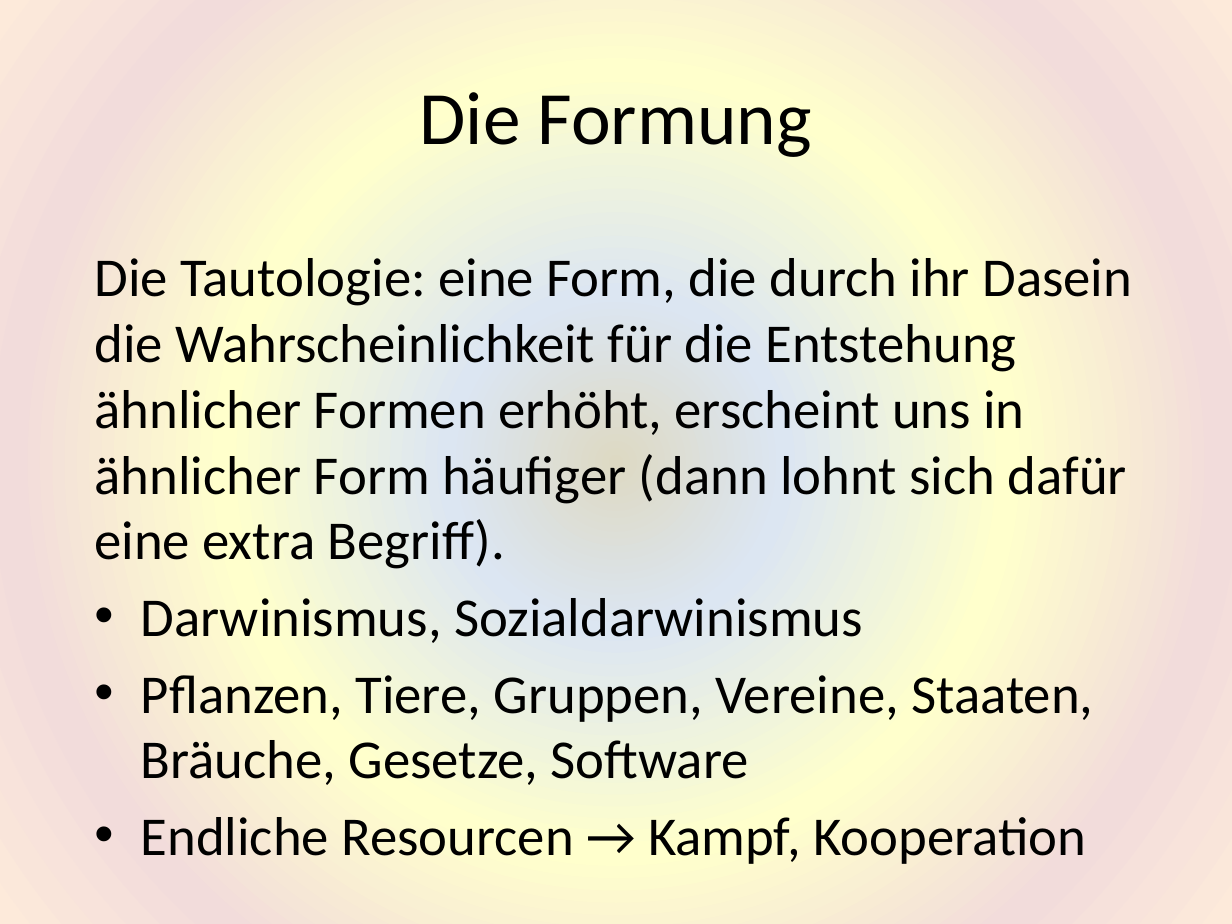
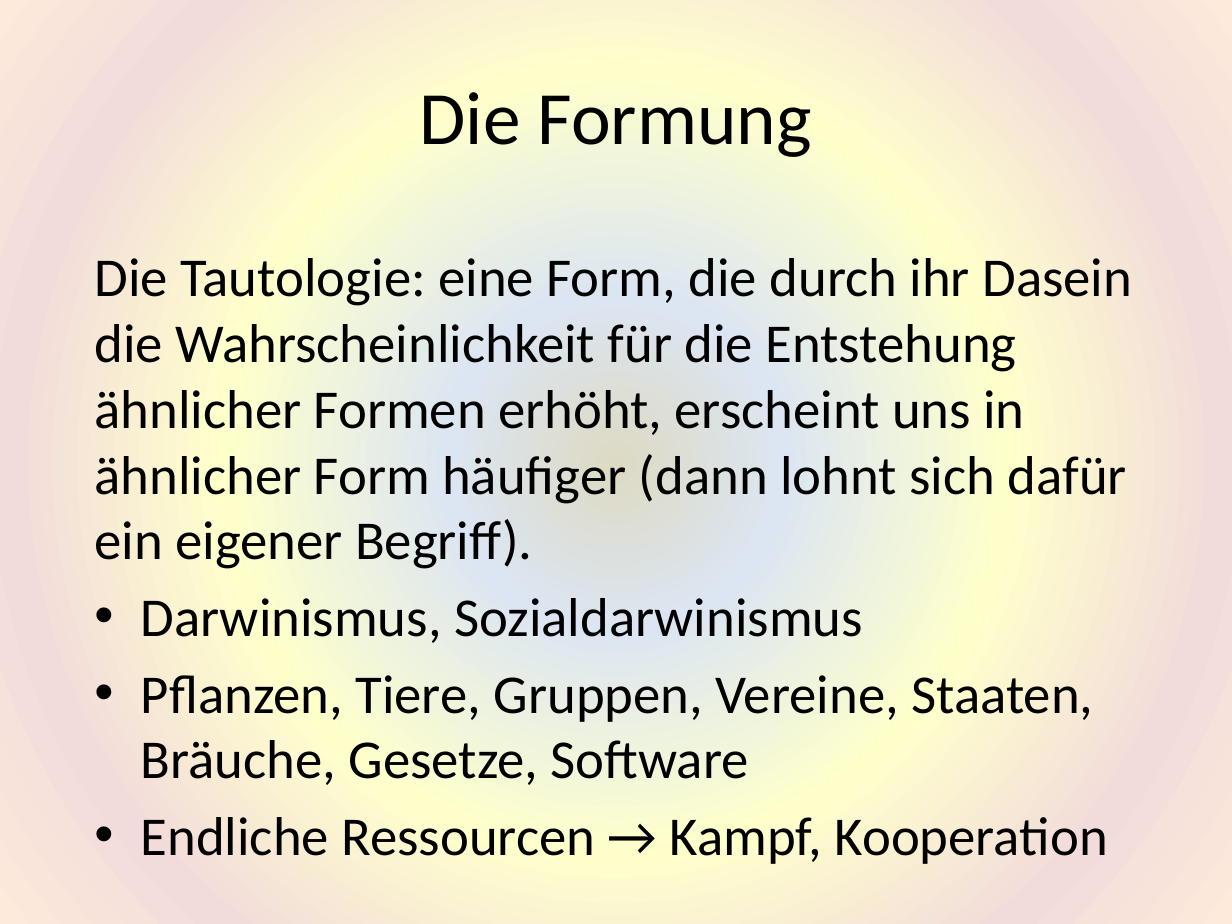
Before and after one commit to HaraldRieder/Physikalismus, a slide deck: slide 7 of Philosophie.pptx. Drawn at 1232x924 pixels with LibreOffice and Linux fonts; fonts in the diff are those of the drawing. Boxes give left, top, right and bottom in pixels: in the first picture for what was removed or moved away, otherwise in the second. Text is boxed around its words. In the diff, an @@ line names an element or a change of style, - is before the commit and + after.

```diff
--- a/Philosophie.pptx
+++ b/Philosophie.pptx
@@ text at (94,258,1132,569): text changed @@
-Die Tautologie: eine Form, die durch ihr Dasein die Wahrscheinlichkeit für die Entstehung ähnlicher Formen erhöht, erscheint uns in ähnlicher Form häufiger (dann lohnt sich dafür eine extra Begriff).
+Die Tautologie: eine Form, die durch ihr Dasein die Wahrscheinlichkeit für die Entstehung ähnlicher Formen erhöht, erscheint uns in ähnlicher Form häufiger (dann lohnt sich dafür ein eigener Begriff).
@@ text at (141,817,1108,864): text changed @@
-• Endliche Resourcen → Kampf, Kooperation
+• Endliche Ressourcen → Kampf, Kooperation
```
Also in this commit, not shown: 9 other slides changed, 3 slides added, 3 slides removed.
